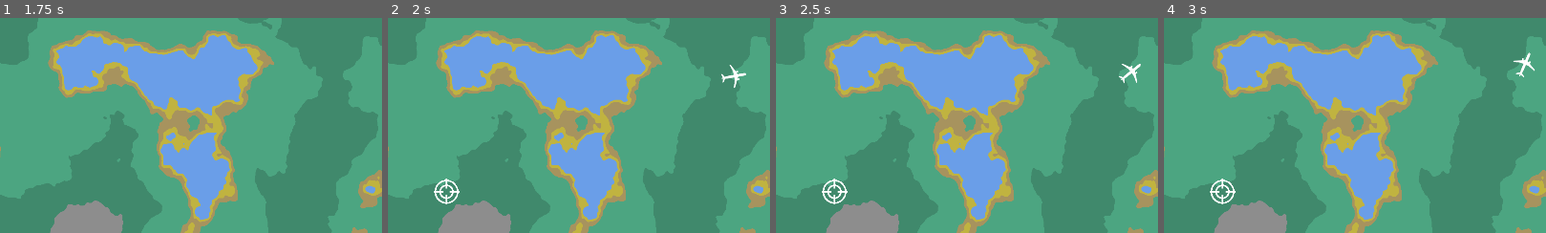
Above: before the commit, frames 1-4 (left to right).
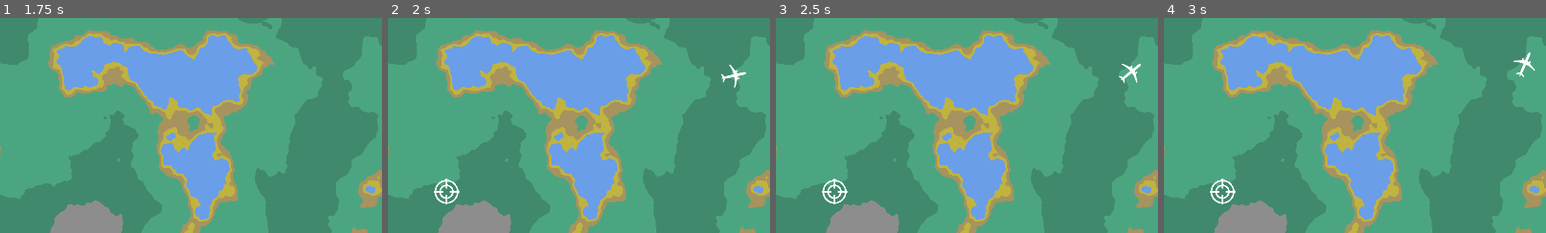
Above: after the commit, the same moments.

Repository: eespie/airfun
Game: Godot game, scene res://scenes/main_menu/main_menu.tscn
Same seed, same stepped clock (60 frames per second), same inputs: the game is played once before the commit and once after it.
Inputs (mouse positions are % of the whole screen's width and height, from its top left):
- Up to frame 1 (1.75 s): click "Start" at 0.5 s; click "Air Random Fun" at 1.25 s
- Up to frame 2 (2 s): no input
- Up to frame 3 (2.5 s): move the mouse to (72, 45) at 2.02 s; click (72, 45) at 2.17 s
- Up to frame 4 (3 s): drag from (30, 55) to (35, 89) at 2.77 s
The pictures show only the part of the screen within x 28-78%, y 49-99%; the shares and areas given below are measured in that part.

Frame 1 is identical in both runs. In frame 2, less than 0.1% of the frame differs, in the area x 87-94%, y 21-33%; in frame 3, less than 0.1%; in frame 4, less than 0.1%.

Commit message:
multiple planes

Diff:
--- a/scenes/games/common/game.gd
+++ b/scenes/games/common/game.gd
@@ -15,7 +15,7 @@
 	bind_events()
 	Events.trigger("new_game", game_name)
 	Events.trigger("timer_next", initial_wait_time)
-
+	Events.register("plane_collision", self)
 
 func bind_events() -> void:
 	Events.register("timer_next", self)
@@ -40,3 +40,7 @@
 
 func _on_timer_next(wait_time: float):
 	$Timer.start(wait_time)
+
+
+func _on_plane_collision():
+	Events.trigger("change_scene_root", "main_menu/main_menu", get_tree())
--- a/scenes/games/common/plane_path/plane.gd
+++ b/scenes/games/common/plane_path/plane.gd
@@ -9,5 +9,5 @@
 	return plane_id
 
 # plane collision
-func _on_area_entered(area):
+func _on_area_entered(_area):
 	Events.trigger("plane_collision")
--- a/scenes/games/common/plane_path/plane_path.gd
+++ b/scenes/games/common/plane_path/plane_path.gd
@@ -3,15 +3,21 @@
 @onready var path2D : Path2D = $Path2D
 @onready var pathFollow2D :PathFollow2D = $Path2D/PathFollow2D
 @onready var plane = $Path2D/PathFollow2D/PLane
+@onready var plane_warning = $Path2D/PathFollow2D/PlaneWarningCollision
 @onready var curve: Curve2D
 @onready var target = $Target
 
 @export var waiting_radius :float = 50.0
+
+var segment_length = 30
 var screen_center = Vector2(960, 540)
 var speed = 50
 var progress = 0.0
 var selected : bool = false
-var last_point
+# last point on curve
+var last_point: Vector2
+# last vector on curve
+var last_vector: Vector2
 
 var plane_id :int = 0
 
@@ -60,6 +66,11 @@
 	_smooth()
 	pathFollow2D.set_progress(0.0)
 	pathFollow2D.set_loop(true)
+	# Ignore collisions
+	plane.monitorable = false
+	plane.monitoring = false
+	plane_warning.monitorable = false
+	plane_warning.monitoring = false
 
 func _smooth():
 	var point_count = curve.get_point_count()
@@ -75,8 +86,11 @@
 	return spline
 
 func _get_point(i):
-	var point_count = curve.get_point_count()
-	i = wrapi(i, 0, point_count - 1)
+	var max_index = curve.get_point_count() - 1
+	if i < 0:
+		i = 0
+	if i > max_index:
+		i = max_index
 	return curve.get_point_position(i)
 
 
@@ -95,13 +109,21 @@
 		return
 
 	var current_position = curve.sample_baked(progress)
+
 	if current_position.distance_to(mouse) > 32:
-		return
+		return # click did not hit plane
+
 	_select(true)
-	var plane_pos = curve.get_closest_point(mouse)
+	# Allow collisions
+	plane.monitorable = true
+	plane.monitoring = true
+	plane_warning.monitorable = true
+	plane_warning.monitoring = true
+	var plane_pos = current_position
 	curve.clear_points()
 	curve.add_point(plane_pos)
 	last_point = mouse
+	last_vector = plane_pos.direction_to(mouse)
 	curve.add_point(last_point)
 	_smooth()
 	pathFollow2D.set_loop(false)
@@ -123,18 +145,24 @@
 	if not selected:
 		return
 
-	if last_point == null:
-		last_point = mouse
-	var increment = mouse - last_point
-	if increment.length() > 30:
-		curve.add_point(mouse)
-		last_point = mouse
-		_smooth()
 	# Mouse arrive on target
 	if target.position.distance_to(mouse) < 32:
 		_select(false)
-		var last = target.position
-		curve.add_point(last)
+		curve.add_point(target.position)
+		_smooth()
+		return
+
+	if last_point.distance_to(mouse) < segment_length:
+		return
+
+	var current_vector = last_point.direction_to(mouse)
+	print(str("Angle: ", rad_to_deg(last_vector.angle_to(current_vector))))
+	if abs(last_vector.angle_to(current_vector)) < PI/2.0:
+		curve.add_point(mouse)
+		last_vector = current_vector
+		last_point = mouse
+		_smooth()
+
 
 func _on_plane_arrived(id: int):
 	if plane_id == id:
--- a/scenes/games/common/plane_path/plane_path.tscn
+++ b/scenes/games/common/plane_path/plane_path.tscn
@@ -19,7 +19,7 @@
 radius = 32.0
 
 [sub_resource type="CircleShape2D" id="CircleShape2D_kv332"]
-radius = 96.0
+radius = 50.0
 
 [node name="PlanePath" type="Node2D" groups=["plane_path"]]
 script = ExtResource("1_v7ur2")
@@ -73,6 +73,7 @@
 
 [node name="Warning" type="Sprite2D" parent="Path2D/PathFollow2D/PlaneWarningCollision"]
 visible = false
+scale = Vector2(0.45, 0.45)
 texture = ExtResource("10_8j881")
 script = ExtResource("11_3yo24")
 
--- a/scenes/games/common/plane_path/plane_warning_collision.gd
+++ b/scenes/games/common/plane_path/plane_warning_collision.gd
@@ -14,5 +14,5 @@
 	Events.trigger("plane_warning_collision_start", plane_id)
 
 
-func _on_area_exited(area):
+func _on_area_exited(_area):
 	Events.trigger("plane_warning_collision_end", plane_id)
--- a/scenes/games/random_fun/random_fun.gd
+++ b/scenes/games/random_fun/random_fun.gd
@@ -23,17 +23,17 @@
 func _exit_tree():
 	Events.unregister_node(self)
 
-func _on_mouse_drag(mouse: Vector2):
+func _on_mouse_drag(mouse: Vector2i):
 	$Mouse.position = mouse
 
-func _on_mouse_button_clicked(mouse: Vector2):
+func _on_mouse_button_clicked(mouse: Vector2i):
 	$Mouse.position = mouse
 
 
-func _on_mouse_button_released(mouse: Vector2):
+func _on_mouse_button_released(_mouse: Vector2i):
 	$Mouse.position = Vector2(-100, -100)
 
-func get_color(mouse:Vector2):
+func get_color(mouse:Vector2i):
 	var color :Color = terrain.get_texture().get_image().get_pixel(mouse.x, mouse.y)
 	return color
 
@@ -60,9 +60,10 @@
 
 	var plane_pos = Vector2(randi_range(margin, 1920 - margin), randi_range(margin, 1080 - margin));
 	plane_path.set_plane_pos(plane_pos)
-	Events.trigger("timer_next", 5)
+	Events.trigger("timer_next", randi_range(5, 10))
 
 
-func _on_plane_arrived(plane_id):
+func _on_plane_arrived(_id: int):
+	Events.trigger("increment_score")
 	plane_count -= 1
-	Events.trigger("timer_next", 0.1)
+	Events.trigger("timer_next", randf_range(0.1, 2.0))
--- a/scripts/file.gd
+++ b/scripts/file.gd
@@ -13,11 +13,9 @@
 func load_game() -> Dictionary:
 	if not FileAccess.file_exists(save_file):
 		return {}
-	var savegame = FileAccess.open(save_file, FileAccess.READ)
+	#var savegame = FileAccess.open(save_file, FileAccess.READ)
 	var savedict = {}
-	var content = savegame.get_line()
-	#print(content)
-	var json = JSON.new()
-	savedict = json.parse(content)
-	savegame.close()
-	return savedict.get_data()
+	var content = FileAccess.get_file_as_string(save_file)
+	savedict = JSON.parse_string(content)
+	#savegame.close()
+	return savedict
--- a/scripts/game_info.gd
+++ b/scripts/game_info.gd
@@ -1,6 +1,6 @@
 extends Node
 
-var game_info = []
+var game_info = {}
 
 func _ready():
 	game_info = File.load_game()
@@ -19,9 +19,9 @@
 func save_value(game: String, value_name: String, value) -> void:
 	var info = game_info.get(game)
 	if info == null:
-		info = []
+		info = {}
 
-	info.set(value_name, value)
-	game_info.set(game, info)
+	info[value_name] = value
+	game_info[game] = info
 
 	File.save_game(game_info)
